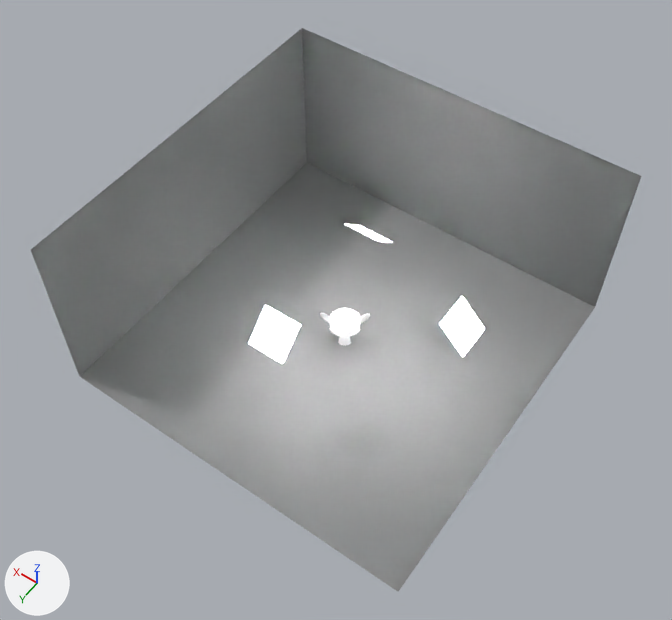
What one commit did to the Blender file materials/--- material showcase.blend.
Before and after are seen from a camera (50 mm lens) standing at (-16.9, 24.5, 39.4) and looking at (-0.3, 1.2, 2.7). Every picture has the same lights, and +X, +Y and +Z are marked at lower left.

Before the edit, the objects in view are built like this:
```python
me_plane = bpy.data.meshes.new('Plane')
me_plane.from_pydata(...)  # 12 vertices, 3 faces; spans x -10.0..10.0, y -10.0..10.0, z 0.0..10.0
me_plane.materials.append(mat_material_001)  # grey #7e7e7e
me_plane_006 = bpy.data.meshes.new('Plane.006')
me_plane_006.from_pydata(...)  # 12 vertices, 3 faces; spans x -7.43..1.0, y -0.72..8.34, z -0.71..0.71
me_plane_006.materials.append(mat_material_002)  # white #e7e7e7
me_suzanne = bpy.data.meshes.new('Suzanne')
me_suzanne.from_pydata(...)  # 507 vertices, 500 faces; spans x -1.37..1.37, y -0.85..0.85, z -0.98..0.98
me_suzanne.polygons.foreach_set('use_smooth', [True] * 500)
me_suzanne.materials.append(None)
ob_lights = bpy.data.objects.new('lights', me_plane_006)
ob_lights.location = (0.0, -2.0, 5.37)
ob_plane = bpy.data.objects.new('Plane', me_plane)
ob_plane.location = (0.0, 0.0, -1.42)
ob_suzanne = bpy.data.objects.new('Suzanne', me_suzanne)
ob_suzanne.location = (0.0, 0.0, 0.0)
ob_suzanne.rotation_euler = (0.0, 0.0, -2.543)  # degrees (0, 0, -146)
ob_suzanne.material_slots[0].link = 'OBJECT'; ob_suzanne.material_slots[0].material = mat_metal__smooth  # white #e7e7e7
_m = ob_suzanne.modifiers.new('Subsurf', 'SUBSURF')
_m.levels = 3
_m.render_levels = 3
_m.use_adaptive_subdivision = True
```
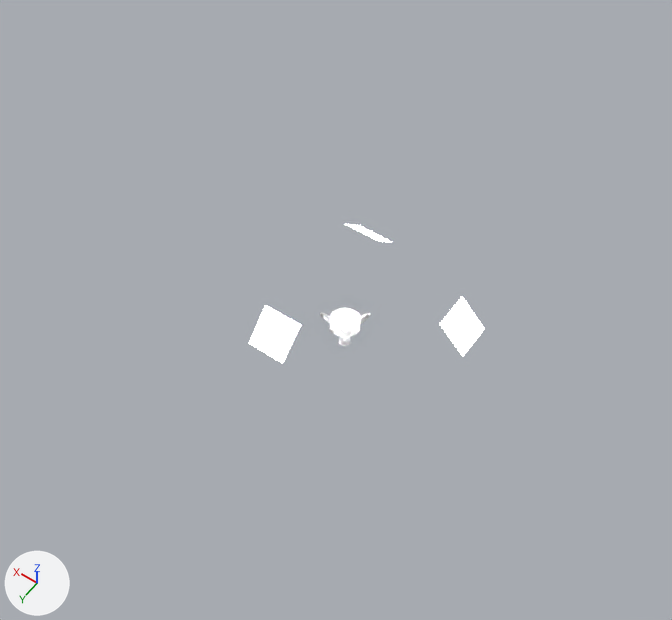
Changed parts and their boxes (x1, y1, x2, y2) in the pictures (672 x 620 px):
'Plane', hidden
    before: (31, 28, 641, 592)

What changed in the scene script:
```text
Change ob_plane:
    add ob_plane.hide_viewport = True
```
